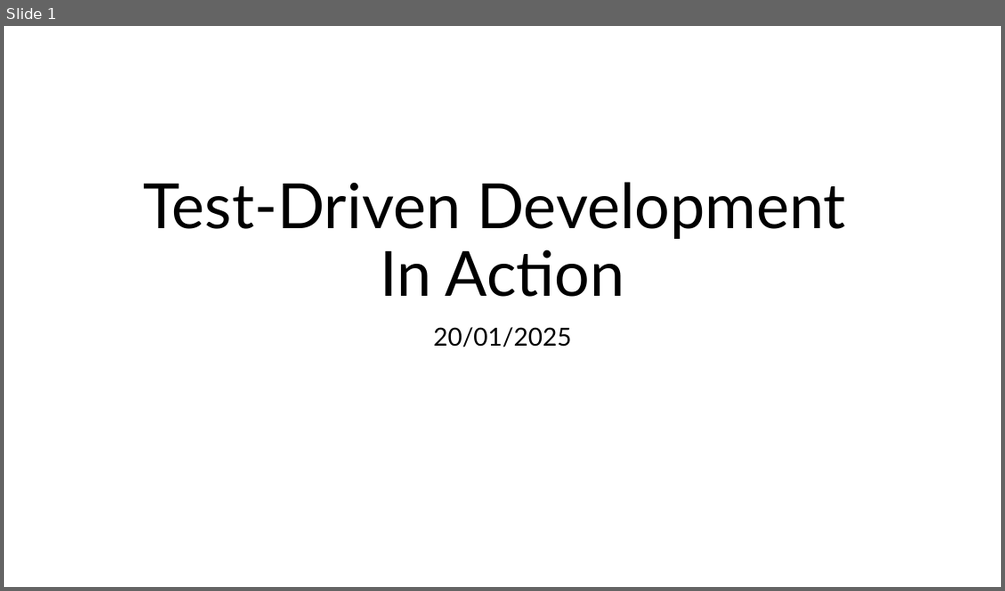
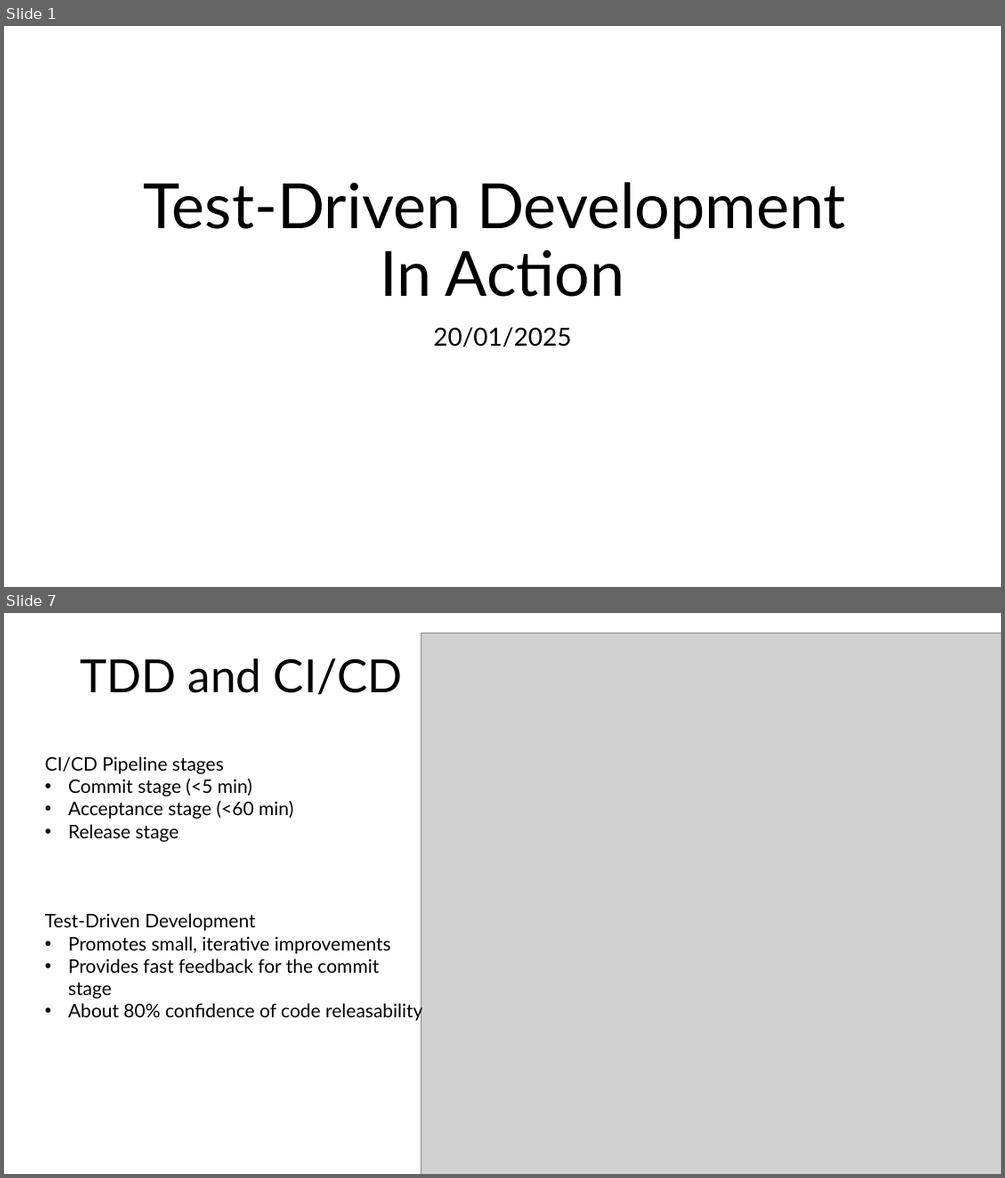
Before and after one commit to G2HJei/tdd-birthday-emails, a slide deck: Test-Driven Development.pptx. Shown one above the other, each under a label of ours: slide 1 before the commit, slides 1 and 7 after it; the slides between them are not shown. The pictures are 1005x591 and 1005x1178 pixels, drawn with LibreOffice and Linux fonts; fonts in the diff are those of the drawing; grey boxes stand for pictures. Boxes give left, top, right and bottom in pixels: in the first picture for what was removed or moved away, otherwise in the second. Text is boxed around its words. In the diff, an @@ line names an element or a change of style, - is before the commit and + after.

```diff
--- a/Test-Driven Development.pptx
+++ b/Test-Driven Development.pptx
@@ slide 7 added at [4,613,1001,1174], background #FFFFFF @@
@@ picture added at [421,633,1001,1174] @@
@@ text added at [80,658,403,695], 44 pt, text #000000 @@
+TDD and CI/CD
@@ text added at [45,756,422,1022], 18 pt, text #000000 @@
+CI/CD Pipeline stages
+• Commit stage (<5 min)
+• Acceptance stage (<60 min)
+• Release stage
+Test-Driven Development
+• Promotes small, iterative improvements
+• Provides fast feedback for the commit stage
+• About 80% confidence of code releasability
```
Also in this commit, not shown: 5 slides changed, 9 other slides added, 3 other files.
